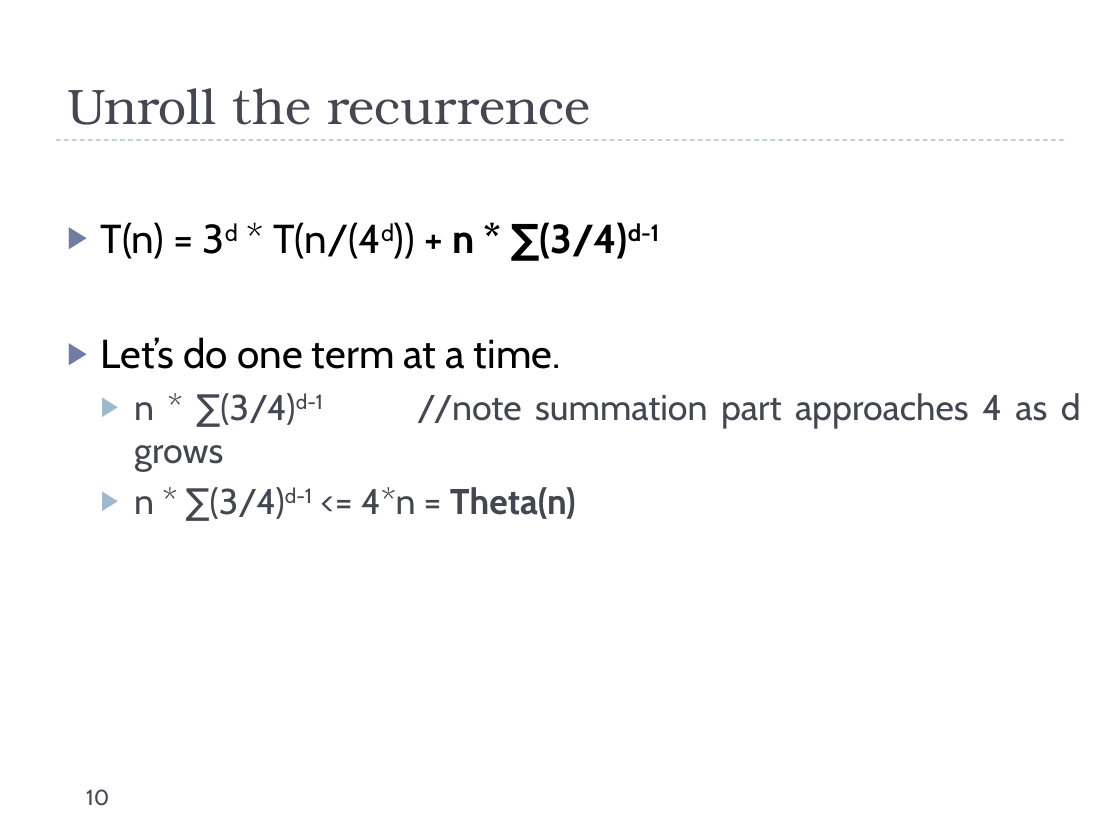
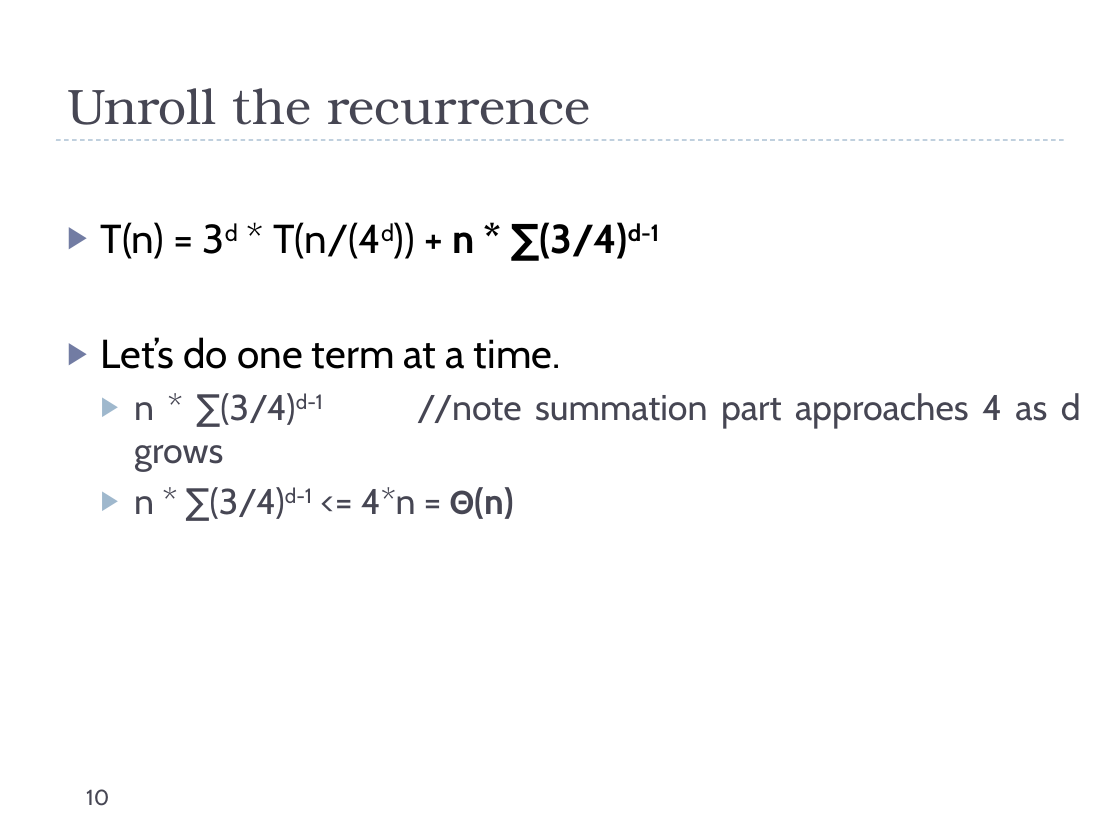
Before and after one commit to uva-cs/cs4102-f21, a slide deck: slide 10 of slides/recurrences.pptx. Drawn at 1120x840 pixels with LibreOffice and Linux fonts; fonts in the diff are those of the drawing. Boxes give left, top, right and bottom in pixels: in the first picture for what was removed or moved away, otherwise in the second. Text is boxed around its words. In the diff, an @@ line names an element or a change of style, - is before the commit and + after.

Commit message:
created PDF also, changed "Theta" to greek letter

```diff
--- a/slides/recurrences.pptx
+++ b/slides/recurrences.pptx
@@ text at (134, 487, 514, 519): text changed @@
-  ▶ n * ∑(3/4)d-1 <= 4*n = Theta(n)
+  ▶ n * ∑(3/4)d-1 <= 4*n = Θ(n)
```
Also in this commit, not shown: 1 other slide changed, 3 other files.
